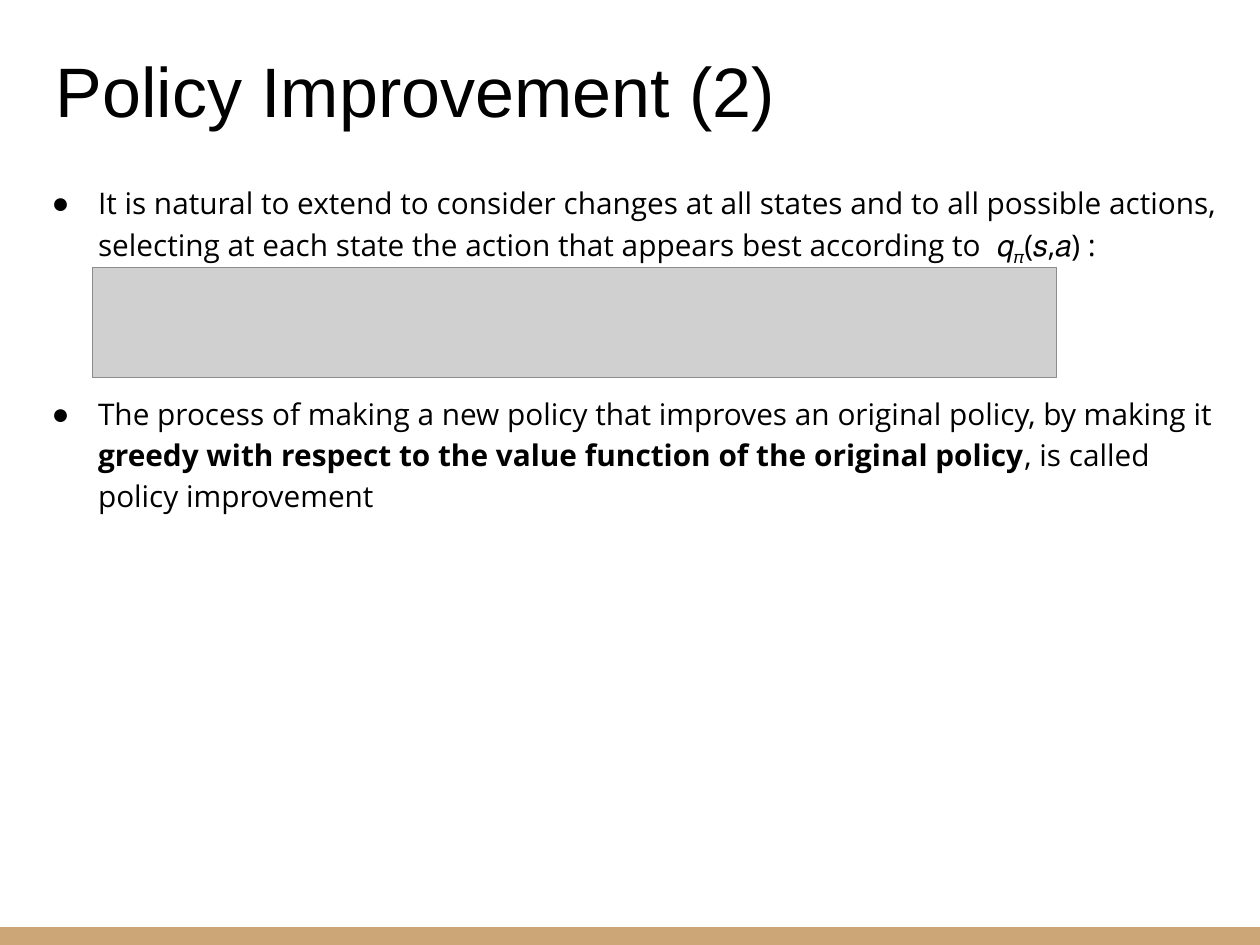
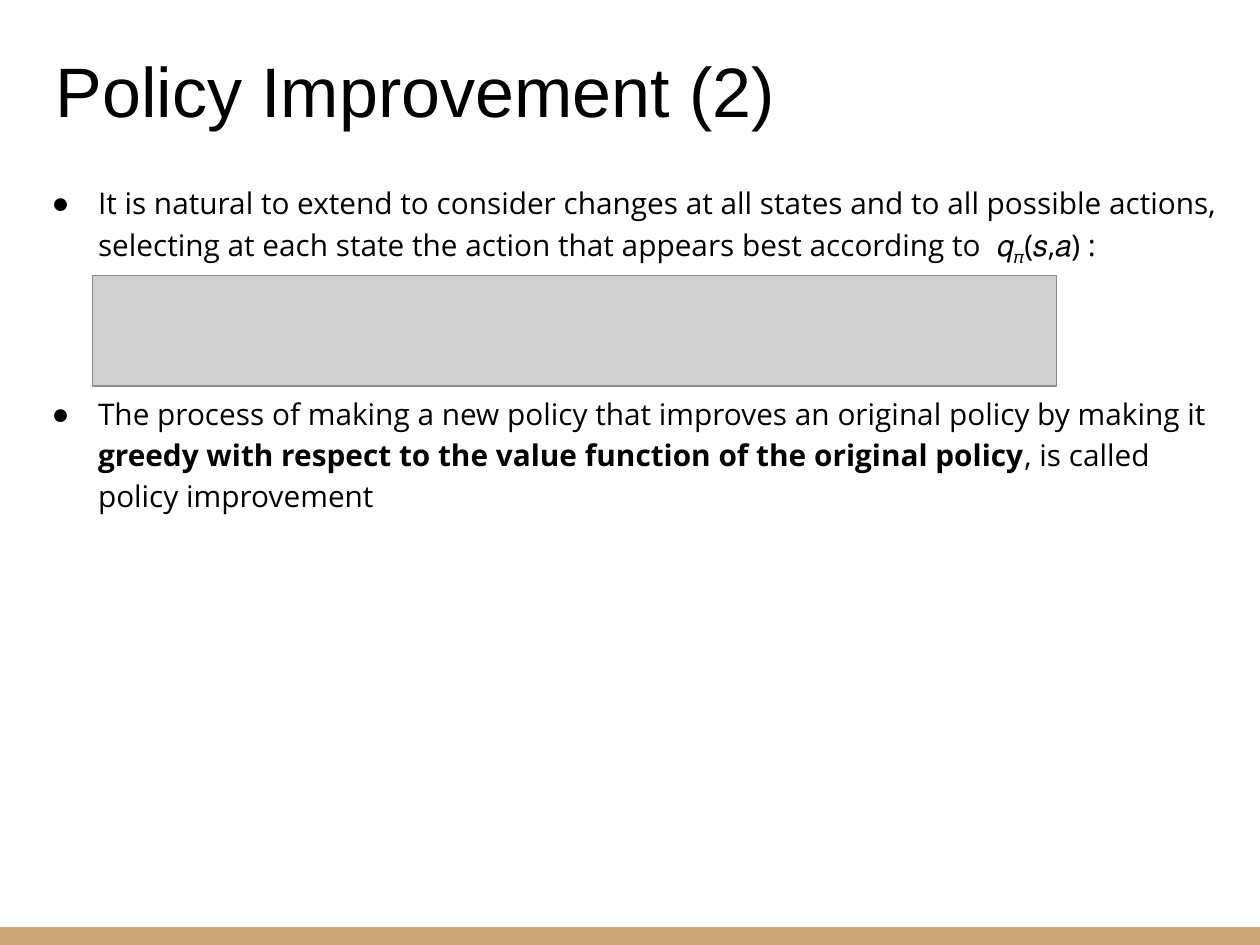
Before and after one commit to riccardoberta/autonomous-agents, a slide deck: slide 15 of 02 - Dynamic Programming/slides.pptx. Drawn at 1260x945 pixels with LibreOffice and Linux fonts; fonts in the diff are those of the drawing; grey boxes stand for pictures. Boxes give left, top, right and bottom in pixels: in the first picture for what was removed or moved away, otherwise in the second. Text is boxed around its words. In the diff, an @@ line names an element or a change of style, - is before the commit and + after.

```diff
--- a/02 - Dynamic Programming/slides.pptx
+++ b/02 - Dynamic Programming/slides.pptx
@@ picture: place and size @@
-picture at <box>92,267,1056,378</box>
+picture at <box>92,276,1056,387</box>
@@ text at <box>98,402,1205,514</box>: text changed @@
-● The process of making a new policy that improves an original policy, by making it greedy with respect to the value function of the original policy, is called policy improvement
+● The process of making a new policy that improves an original policy by making it greedy with respect to the value function of the original policy, is called policy improvement
```
Also in this commit, not shown: 3 other slides changed, 1 slide added, 5 other files.
